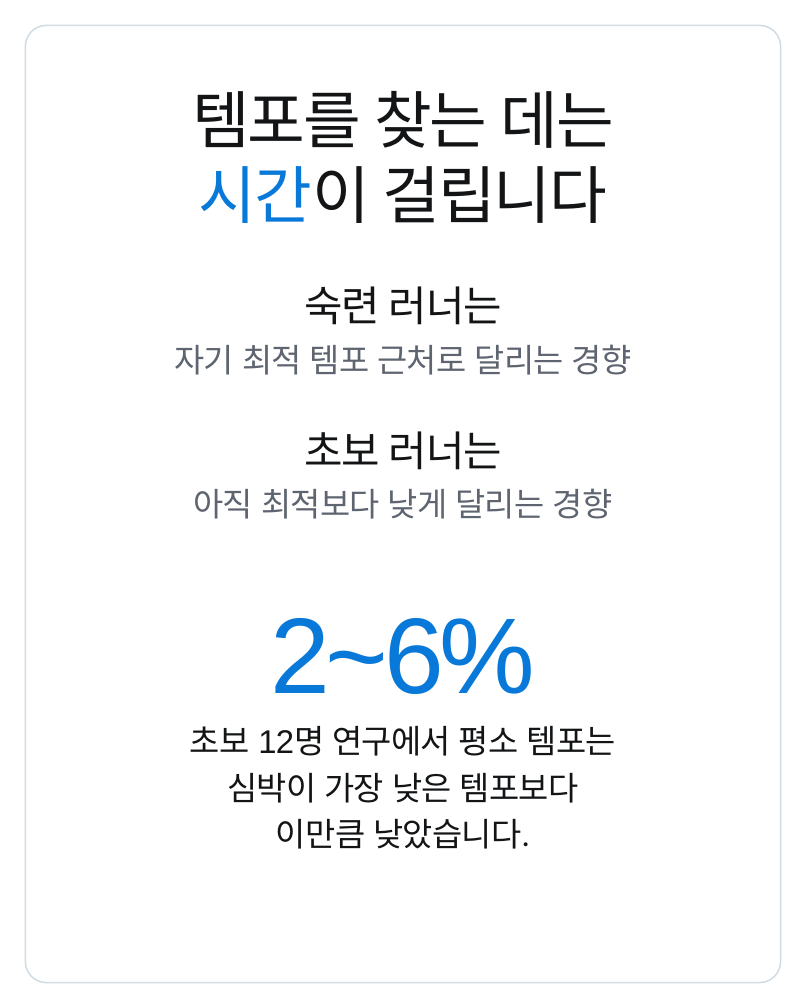
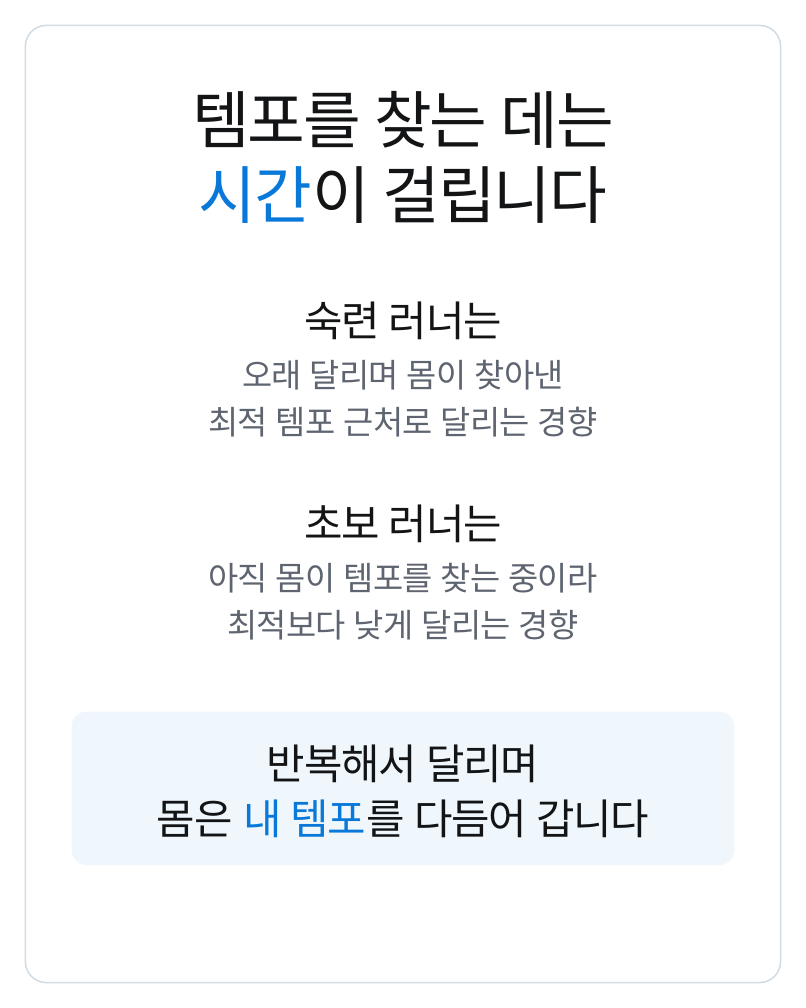
Before and after one commit to js920915-cyber/New-box, a slide deck: slide 5 of content/cadence-180-rule/adobe-express/cadence-180-rule-express.pptx. Drawn at 806x1008 pixels with LibreOffice and Linux fonts; fonts in the diff are those of the drawing. Boxes give left, top, right and bottom in pixels: in the first picture for what was removed or moved away, otherwise in the second. Text is boxed around its words. In the diff, an @@ line names an element or a change of style, - is before the commit and + after.

```diff
--- a/content/cadence-180-rule/adobe-express/cadence-180-rule-express.pptx
+++ b/content/cadence-180-rule/adobe-express/cadence-180-rule-express.pptx
@@ text "숙련 러너는" moved from (x1=304, y1=286, x2=502, y2=325) to (x1=304, y1=301, x2=502, y2=340) @@
@@ text added at (x1=242, y1=359, x2=564, y2=390), 33 pt, text #5E6570 @@
+오래 달리며 몸이 찾아낸
@@ text at (x1=208, y1=406, x2=598, y2=437): text changed @@
-자기 최적 템포 근처로 달리는 경향
+최적 템포 근처로 달리는 경향
@@ text "초보 러너는" moved from (x1=304, y1=431, x2=502, y2=470) to (x1=304, y1=504, x2=502, y2=543) @@
@@ text added at (x1=208, y1=562, x2=597, y2=593), 33 pt, text #5E6570 @@
+아직 몸이 템포를 찾는 중이라
@@ text at (x1=227, y1=609, x2=579, y2=640): text changed @@
-아직 최적보다 낮게 달리는 경향
+최적보다 낮게 달리는 경향
@@ text removed at (x1=271, y1=618, x2=536, y2=694) @@
-2~6%
@@ rounded rectangle added at (x1=72, y1=711, x2=734, y2=865), fill #F0F7FC @@
@@ text removed at (x1=190, y1=726, x2=616, y2=756) @@
-초보 12명 연구에서 평소 템포는
@@ text added at (x1=267, y1=744, x2=539, y2=783), 42 pt, text #121416 @@
+반복해서 달리며
@@ text at (x1=157, y1=799, x2=649, y2=838): text changed; size 33 to 42 pt; font Arial to Calibri @@
-심박이 가장 낮은 템포보다
+몸은 내 템포를 다듬어 갑니다
@@ text removed at (x1=276, y1=818, x2=530, y2=849) @@
-이만큼 낮았습니다.
```
Also in this commit, not shown: 1 other slide changed, 19 other files.
